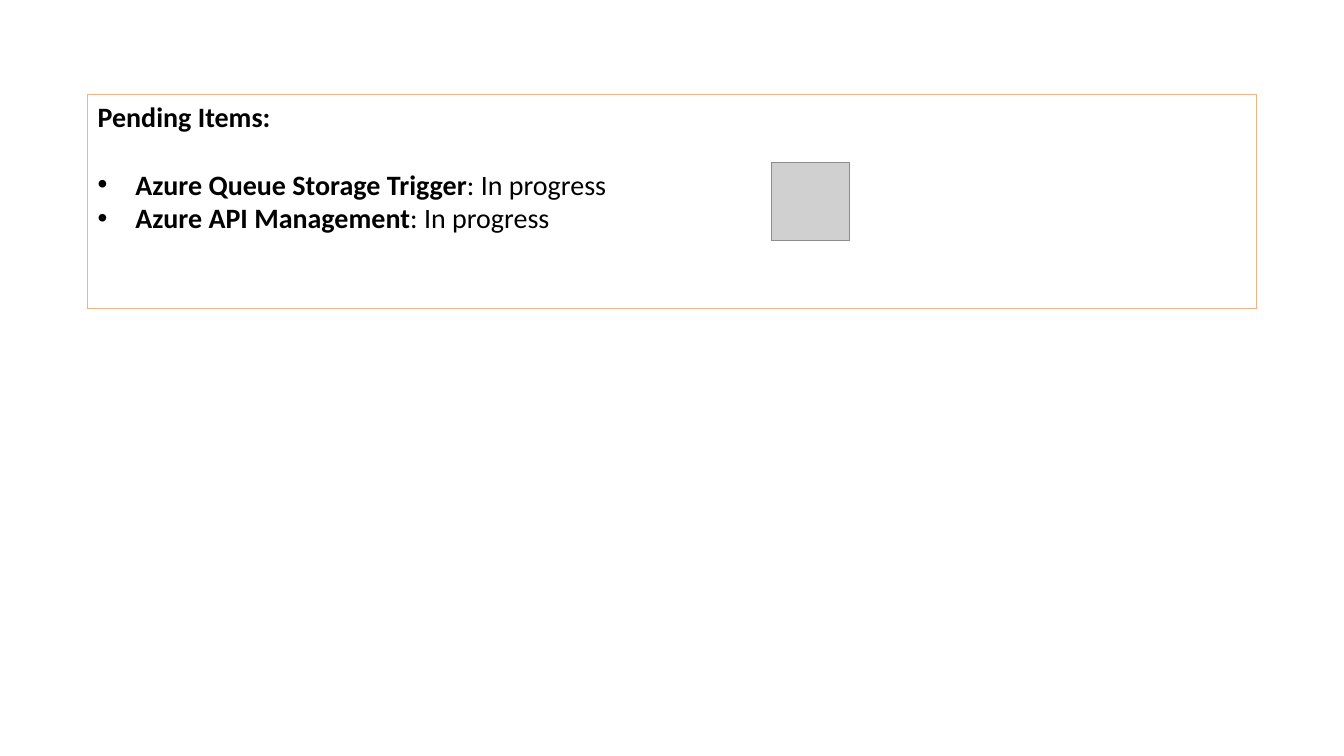
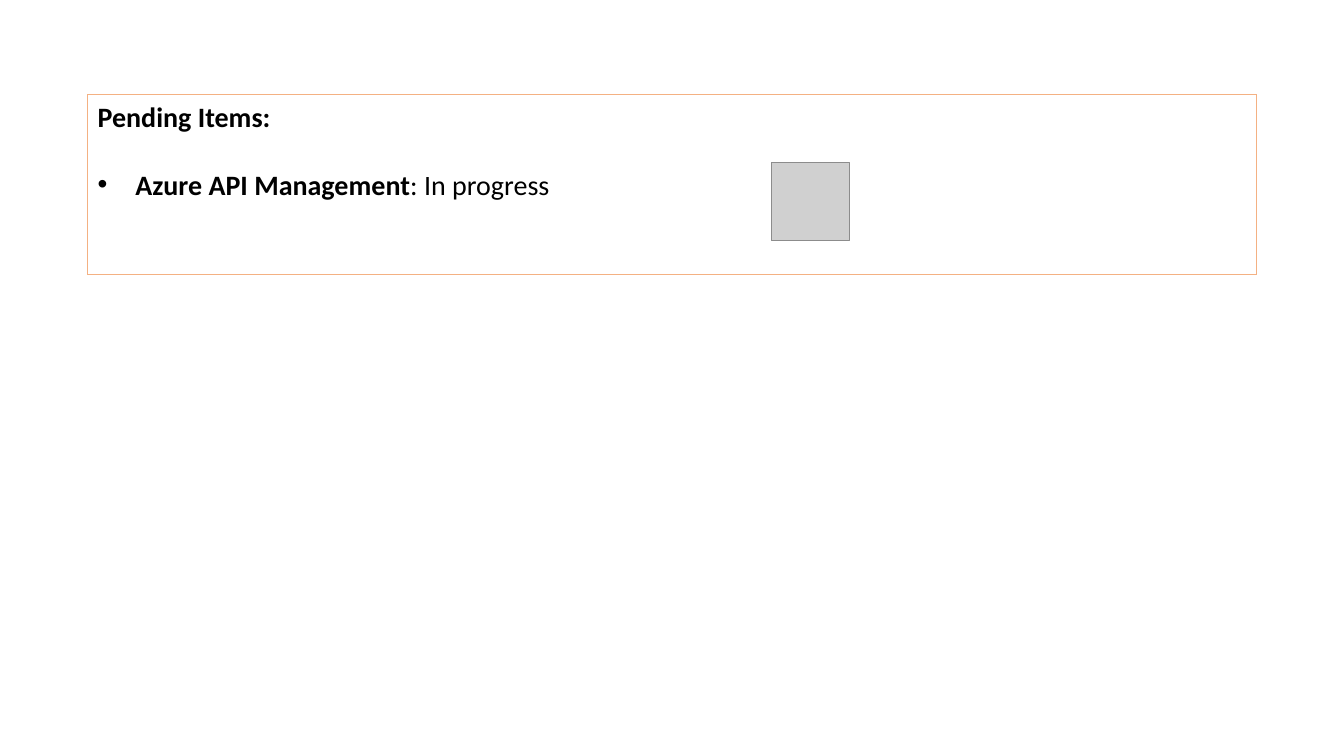
Before and after one commit to PranavMistry1987/OrganicAppDocumentation, a slide deck: slide 6 of CFS Azure Native Developer Training.pptx. Drawn at 1344x756 pixels with LibreOffice and Linux fonts; fonts in the diff are those of the drawing; grey boxes stand for pictures; background and template pictures are left out. Boxes give left, top, right and bottom in pixels: in the first picture for what was removed or moved away, otherwise in the second. Text is boxed around its words. In the diff, an @@ line names an element or a change of style, - is before the commit and + after.

```diff
--- a/CFS Azure Native Developer Training.pptx
+++ b/CFS Azure Native Developer Training.pptx
@@ rectangle "Pending Items:": place and size @@
-rectangle "Pending Items:" at box(88, 95, 1256, 309)
+rectangle "Pending Items:" at box(88, 95, 1256, 274)
@@ text in rectangle at box(135, 175, 606, 200): paragraph removed @@
-• Azure Queue Storage Trigger: In progress
```
Also in this commit, not shown: 3 other slides changed.
